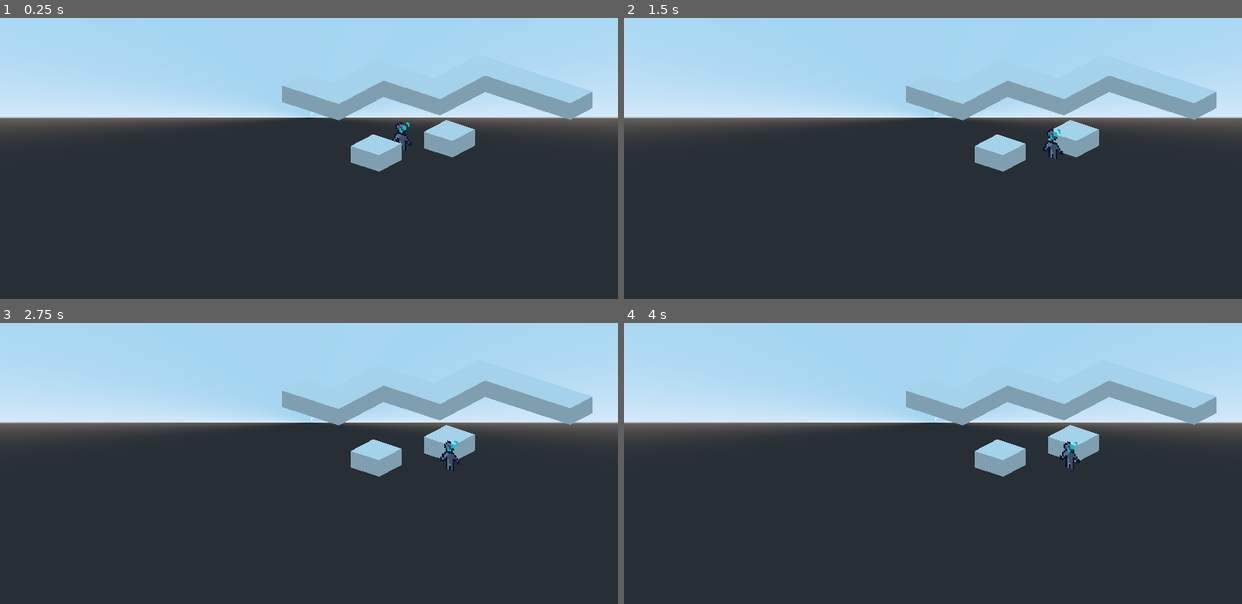
Above: before the commit, frames 1-4 (two rows, left to right).
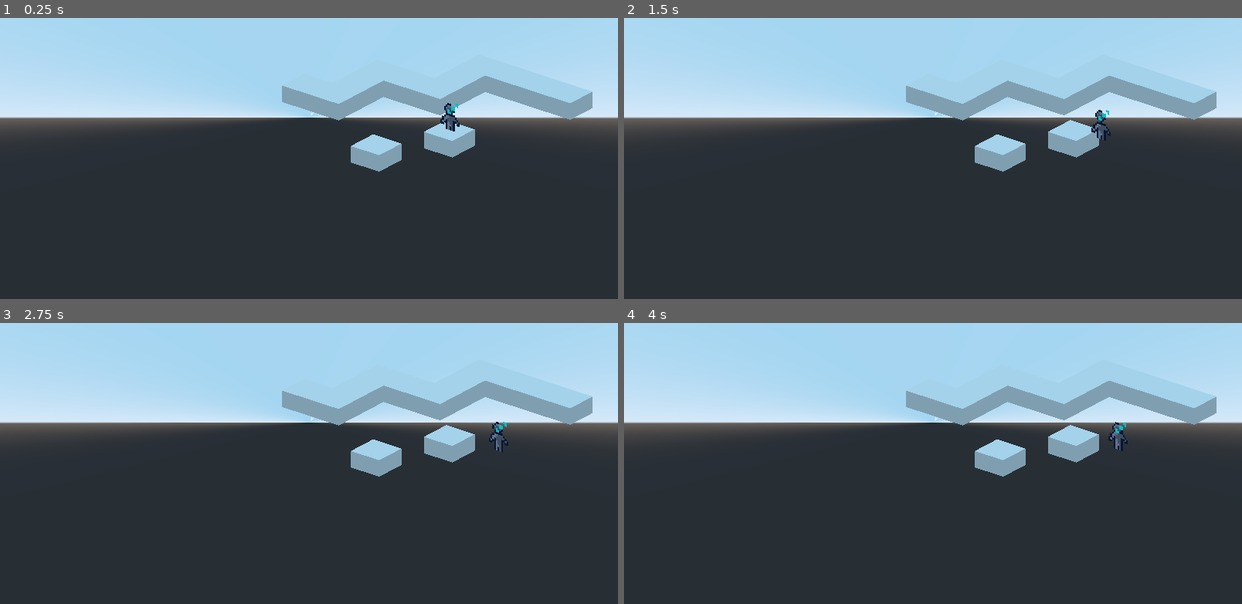
Above: after the commit, the same moments.

Repository: RubrBand/split
Game: Godot game, scene res://Scenes/Main.tscn
Same seed, same stepped clock (60 frames per second), same inputs: the game is played once before the commit and once after it.
Inputs:
- Up to frame 1 (0.25 s): no input
- Up to frame 2 (1.5 s): hold D (game_right) 0.53-1.28 s; hold S (game_down) from 1.28 s (still down)
- Up to frame 3 (2.75 s): release S (game_down) at 2.03 s; hold D (game_right) from 2.03 s (still down)
- Up to frame 4 (4 s): release D (game_right) at 2.78 s; hold W (game_up) 2.78-3.53 s; hold A (game_left) from 3.53 s (still down)

The runs differ from the first frame. In frame 1, 0.3% of the frame differs, in the area x 63-75%, y 30-48%; in frame 2, 0.4%, in the area x 67-79%, y 32-51%; in frame 3, 0.4%; in frame 4, 0.4%.

Commit message:
put player onto the tiles, actually

Diff:
--- a/Scenes/Main.tscn
+++ b/Scenes/Main.tscn
@@ -10,7 +10,7 @@
 cell_size = Vector3( 1, 1, 1 )
 cell_center_y = false
 data = {
-"cells": PoolIntArray( 65535, 1, 536870912, 0, 65531, 0, 1, 65531, 0, 65534, 65531, 0, 65535, 65531, 0, 65534, 65532, 536870912, 65532, 65533, 0, 65533, 65533, 0, 65534, 65533, 0, 65532, 65534, 536870912, 0, 65535, 0, 65531, 65535, 0, 65532, 65535, 0 )
+"cells": PoolIntArray( 65535, 1, 0, 0, 65531, 0, 1, 65531, 536870912, 65534, 65531, 0, 65535, 65531, 0, 65534, 65532, 0, 65532, 65533, 0, 65533, 65533, 536870912, 65534, 65533, 0, 65532, 65534, 0, 0, 65535, 0, 65531, 65535, 0, 65532, 65535, 0 )
 }
 __meta__ = {
 "_editor_clip_": 0
@@ -23,4 +23,4 @@
 size = 10.0
 
 [node name="Player" parent="." instance=ExtResource( 2 )]
-transform = Transform( 1, 0, 0, 0, 1, 0, 0, 0, 1, -0.33039, 0.295595, 0.569225 )
+transform = Transform( 1, 0, 0, 0, 1, 0, 0, 0, 1, 0.512661, 0.717306, -0.525067 )
